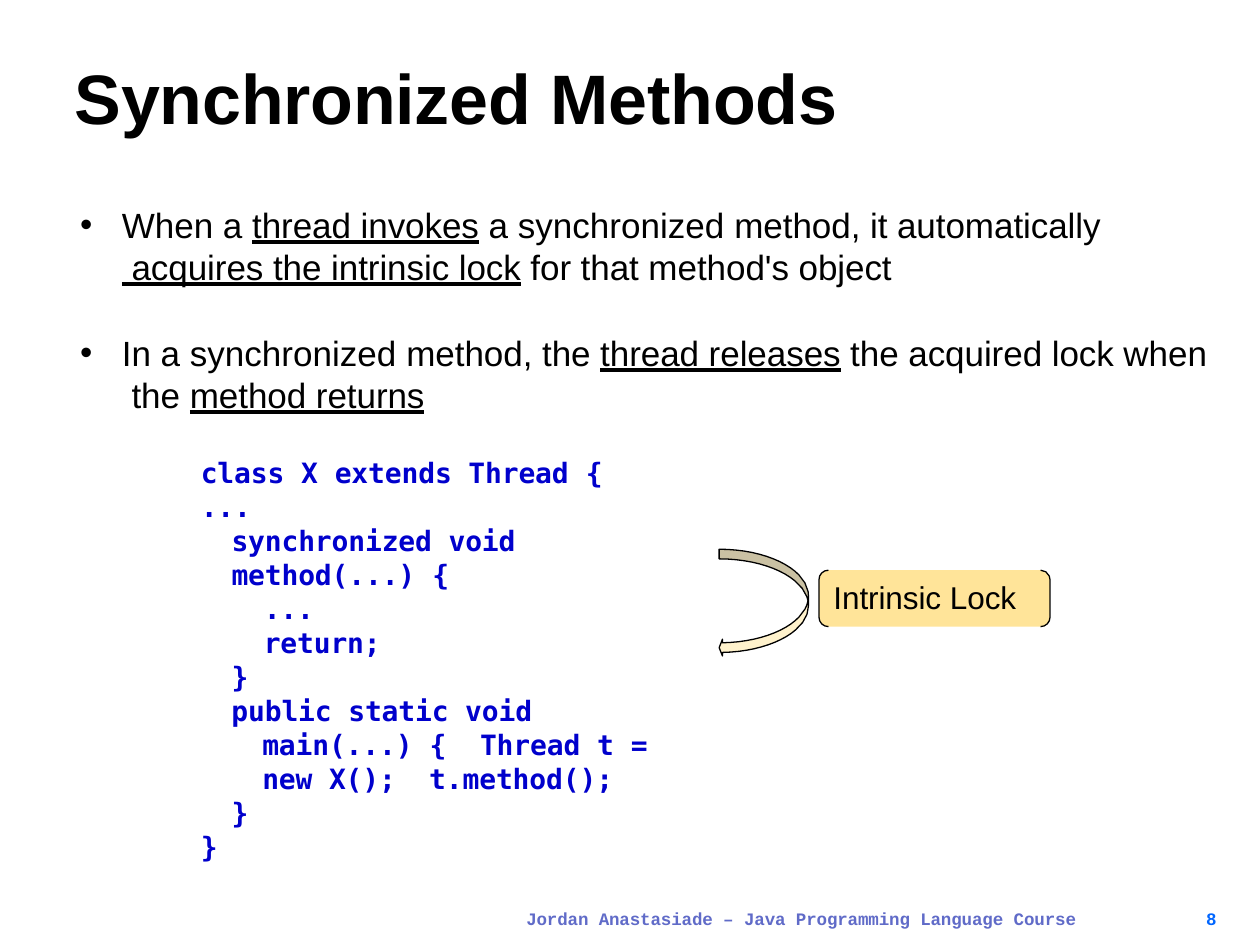
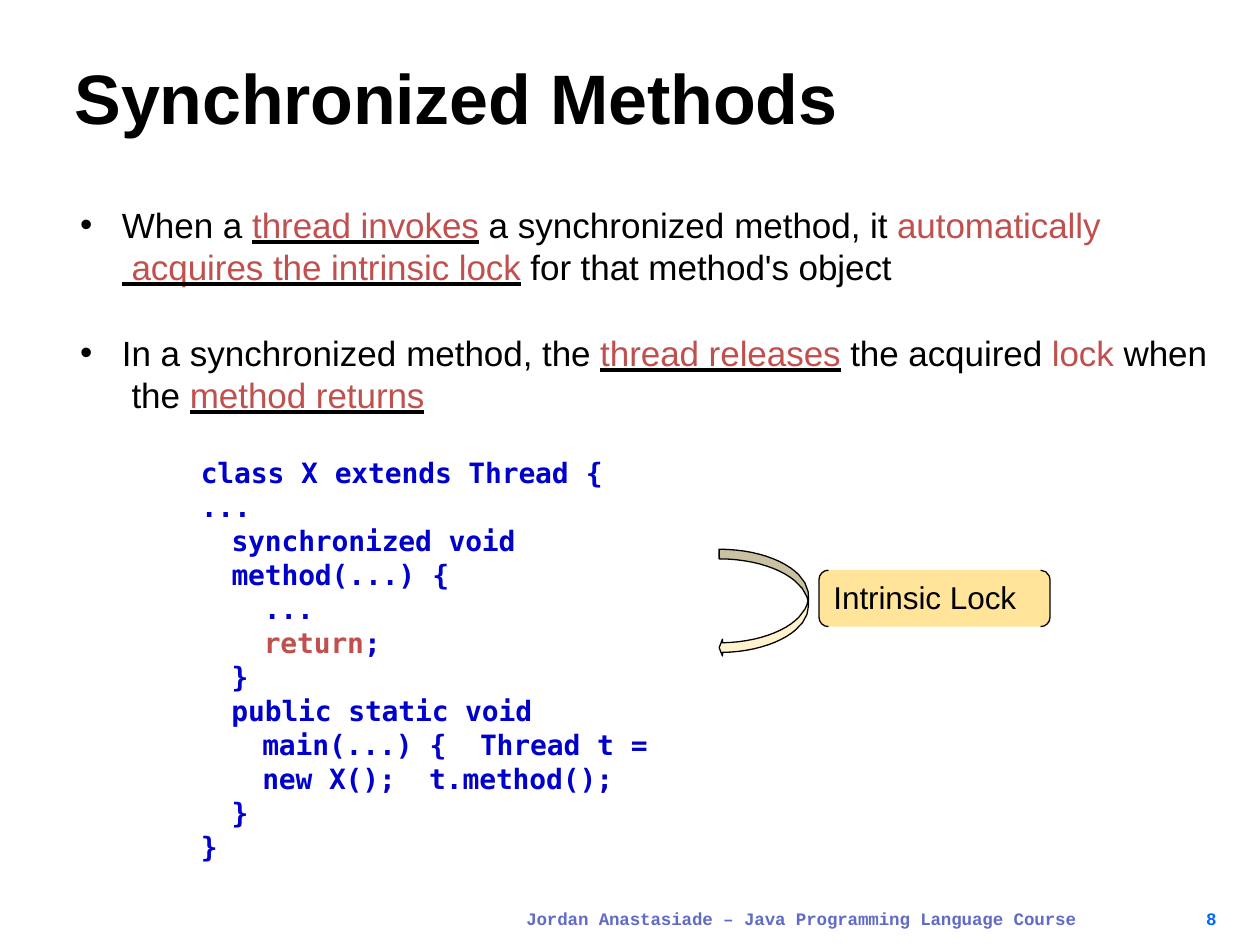
Before and after one commit to JongkukLee/JAC444, a slide deck: slide 8 of lect5-s2-thread-synch.pptx. Drawn at 1260x945 pixels with LibreOffice and Linux fonts; fonts in the diff are those of the drawing. Boxes give left, top, right and bottom in pixels: in the first picture for what was removed or moved away, otherwise in the second. Text is boxed around its words. In the diff, an @@ line names an element or a change of style, - is before the commit and + after.

```diff
--- a/lect5-s2-thread-synch.pptx
+++ b/lect5-s2-thread-synch.pptx
@@ text "When a thread invokes a ..." at [122, 212, 1208, 414]: text colour #000000 to #C0504D in "thread invokes automatically acquires the intrinsic lock", "thread releases lock method returns" @@
@@ text at [264, 633, 381, 657]: text colour #0000CC to #C0504D in "return;" @@
```
Also in this commit, not shown: 8 other slides changed, 20 other files.
